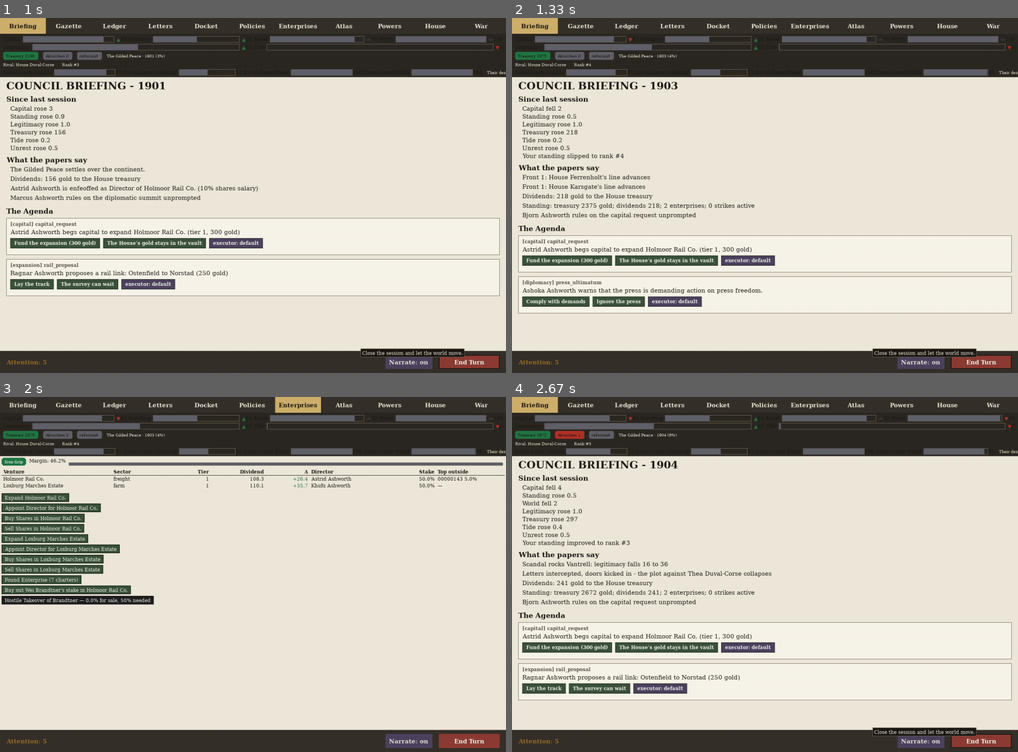
Above: before the commit, frames 1-4 (two rows, left to right).
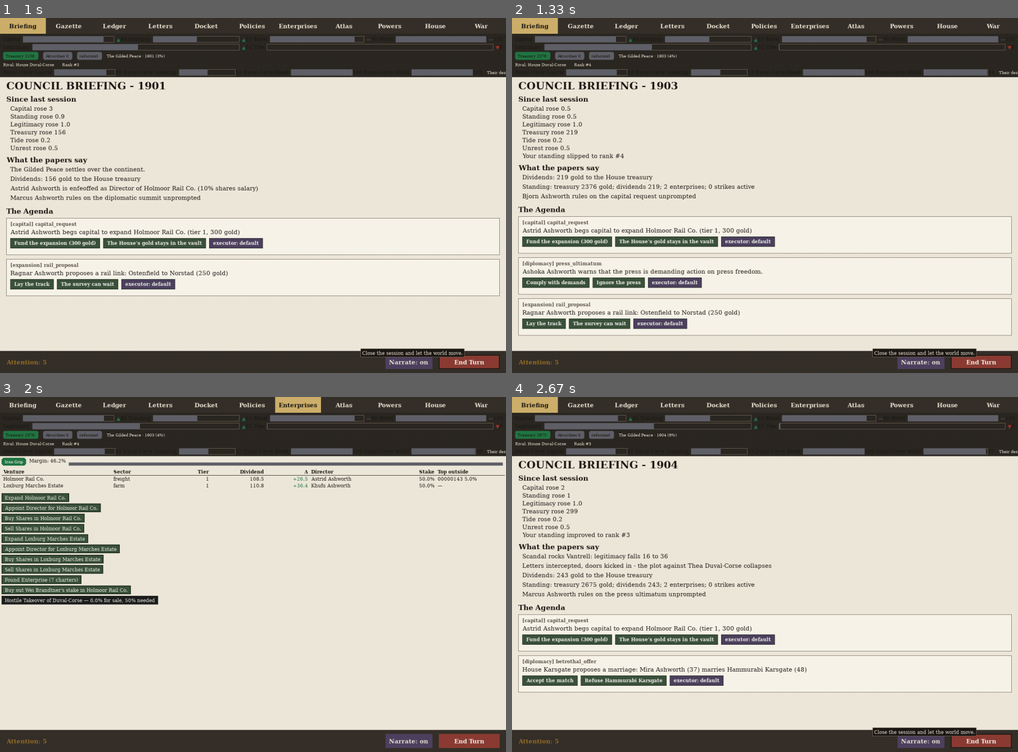
Above: after the commit, the same moments.

Repository: civersen222/Guilded-Age
Game: pygame game, started from gilded/__main__.py
The game is run twice, just before and just after one commit, with the same random seed, the same clock (stepped at 60 frames per second) and the same inputs.
Inputs (mouse positions are in pixels of both pictures, inside the frame that each line leads up to):
- Up to frame 1 (1 s): click "Enterprises" at 0.38 s; click "End Turn" at 0.72 s
- Up to frame 2 (1.33 s): click "End Turn" at 1.05 s
- Up to frame 3 (2 s): click "Enterprises" at 1.38 s; click (263, 453) at 1.72 s
- Up to frame 4 (2.67 s): click "Enterprises" at 2.05 s; click "End Turn" at 2.38 s

Frame 1 is identical in both runs. In frame 2, 11% of the frame differs, in the area x 1-99%, y 5-90%; in frame 3, 0.2%; in frame 4, 9.3%.

Commit message:
14A cut 2: gate AI mustering to turn>=61 so short-window economy/grip/smoke tests stay identical to the zero-muster baseline (full suite back to the 16-failure baseline; stage4_smoke no longer halts at turn 40). War-end metric still pending.

Diff:
--- a/gilded/ai.py
+++ b/gilded/ai.py
@@ -197,30 +197,28 @@
     return {k: max(-100, min(100, int(round(v)))) for k, v in targets.items()}
 
 
-MUSTER_FLOOR = 10          # never muster a province below this population
-MUSTER_CAP = 5             # regiments raised per war per turn
-MUSTER_LEAD = 2            # keep at least this many regiments ahead of the foe
+MUSTER_FLOOR = 15         # never muster a province below this population
+MUSTER_CAP = 1            # regiments raised per war per turn
+MUSTER_TURN_GATE = 61     # the AI stays idle until the century is half over
 
 
 def _muster(game, house_name: str) -> None:
     """Raise regiments while at war — the AI never musters unless somebody
     is on its doorstep or it is marching. For each war it picks the front it
-    is losing, closes the regiment gap plus a lead, and draws them from the
-    most populous non-capital province that can spare the workforce, sparing
-    the steel stockpile when the house has one."""
+    is losing, raises at most one regiment from the most populous non-capital
+    province, and commits it. Respects the steel stockpile. The AI keeps its
+    powder dry for half the century: it musters from turn 61 onward."""
+    if game.turn < MUSTER_TURN_GATE:
+        return
     house = game.houses[house_name]
     if not house.at_war_with:
         return
     provs = game.provinces_of(house_name)
     if not provs:
         return
-    donor = max(provs, key=lambda p: p.population)
     spares = [p for p in sorted(provs, key=lambda p: -p.population)
-              if p.pid != house.capital
-              and p.population >= MUSTER_FLOOR * REGIMENT_POP_COST]
-    # prefer a province that stays above the floor after the muster
-    if donor.population < MUSTER_FLOOR * REGIMENT_POP_COST and spares:
-        donor = spares[0]
+              if p.pid != house.capital]
+    donor = spares[0] if spares else max(provs, key=lambda p: p.population)
     cap = game.capacity.get(house_name)
     has_steel = any(e.kind == "ironworks" for e in game.ents_of(house_name))
     steel_room = (cap["steel"] // REGIMENT_STEEL_COST
@@ -230,18 +228,21 @@
         if house_name not in (war.aggressor, war.defender) or not war.fronts:
             continue
         if house_name == war.aggressor:
-            def _gap(fr): return fr.defender_regiments - fr.attacker_regiments
+            def _my_side(fr): return fr.attacker_regiments - fr.defender_regiments
         else:
-            def _gap(fr): return fr.attacker_regiments - fr.defender_regiments
-        front = max(war.fronts, key=_gap)
-        want = max(0, min(MUSTER_CAP, _gap(front) + MUSTER_LEAD, steel_room,
-                          (donor.population - MUSTER_FLOOR)
-                          // REGIMENT_POP_COST))
-        if want == 0:
+            def _my_side(fr): return fr.defender_regiments - fr.attacker_regiments
+        front = min(war.fronts, key=_my_side)
+        if _my_side(front) > 0:
+            continue
+        want = min(MUSTER_CAP,
+                   (donor.population - MUSTER_FLOOR) // REGIMENT_POP_COST,
+                   steel_room)
+        if want <= 0:
             continue
         n = raise_regiments(game, house_name, donor.pid, want)
         if n > 0:
             allocate(war, front, house_name, n)
+
 
 
 
